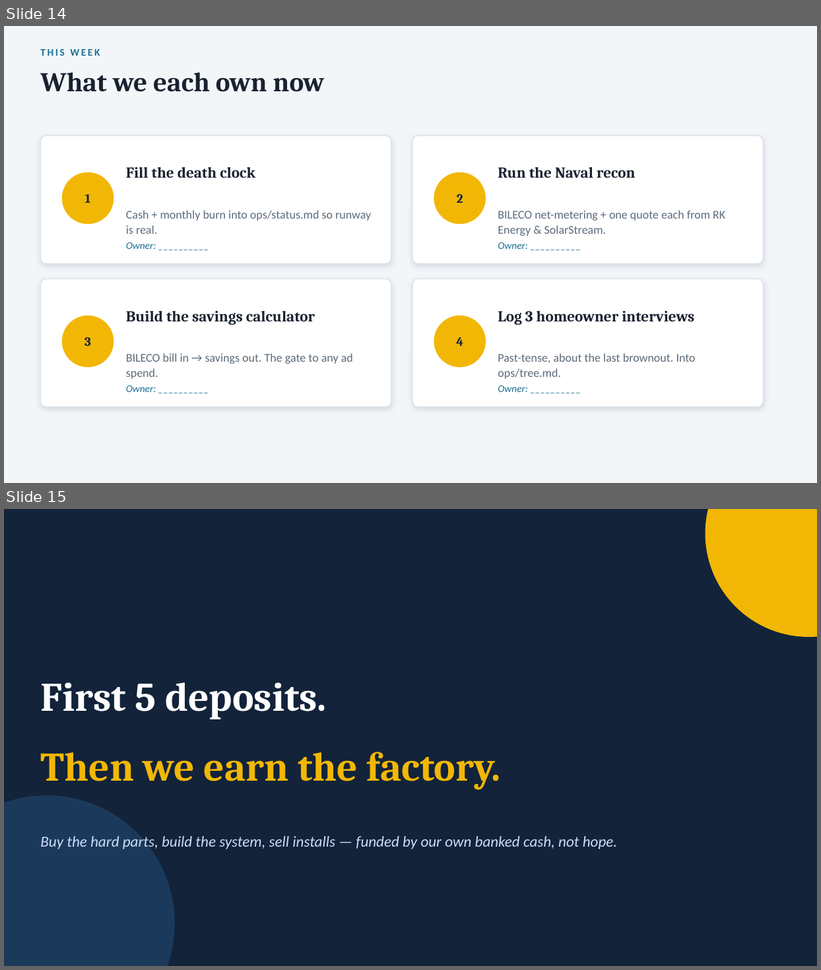
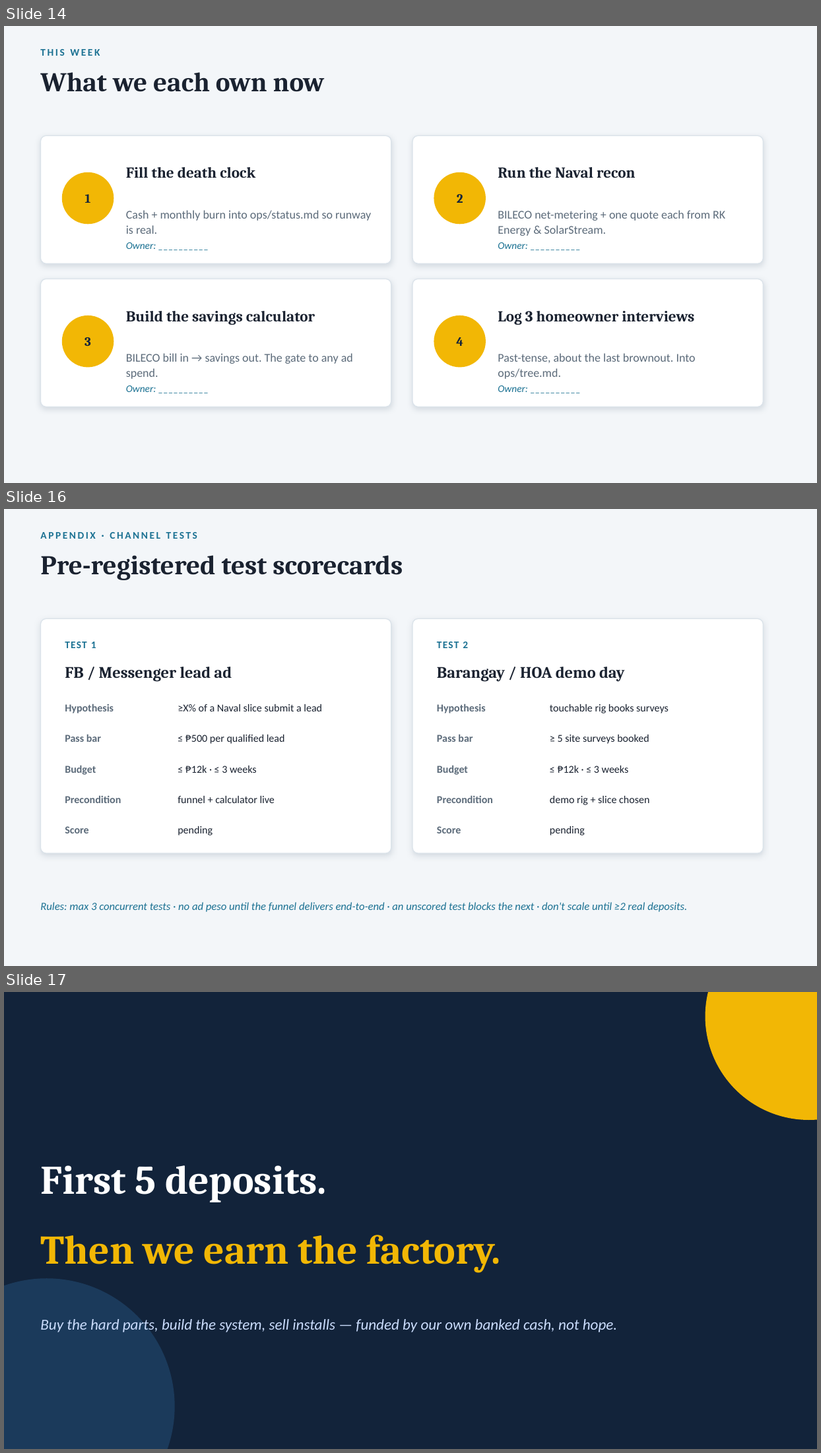
Before and after one commit to benjiemalinao87/thebhadz-energy, a slide deck: docs/biliran-gtm-plan.pptx. Shown one above the other, each under a label of ours: slides 14 and 15 before the commit, slides 14, 16 and 17 after it; the slides between them are not shown. The pictures are 821x970 and 821x1453 pixels, drawn with LibreOffice and Linux fonts; fonts in the diff are those of the drawing. Boxes give left, top, right and bottom in pixels: in the first picture for what was removed or moved away, otherwise in the second. Text is boxed around its words. In the diff, an @@ line names an element or a change of style, - is before the commit and + after.

```diff
--- a/docs/biliran-gtm-plan.pptx
+++ b/docs/biliran-gtm-plan.pptx
@@ slide 16 added at (x1=4, y1=509, x2=817, y2=966), background #F3F6F9 @@
@@ text added at (x1=40, y1=532, x2=197, y2=539), 12 pt, text #1C7293, bold @@
+APPENDIX · CHANNEL TESTS
@@ text added at (x1=40, y1=555, x2=403, y2=580), 32 pt, text #1A2230, bold @@
+Pre-registered test scorecards
@@ rounded rectangle added at (x1=40, y1=619, x2=391, y2=854), fill #FFFFFF, outline #DBE3EA 1 pt @@
@@ rounded rectangle added at (x1=413, y1=619, x2=764, y2=854), fill #FFFFFF, outline #DBE3EA 1 pt @@
@@ text added at (x1=65, y1=642, x2=96, y2=648), 12 pt, text #1C7293, bold @@
+TEST 1
@@ text added at (x1=437, y1=642, x2=468, y2=648), 12 pt, text #1C7293, bold @@
+TEST 2
@@ text added at (x1=65, y1=667, x2=232, y2=682), 19 pt, text #1A2230, bold @@
+FB / Messenger lead ad
@@ text added at (x1=437, y1=667, x2=625, y2=682), 19 pt, text #1A2230, bold @@
+Barangay / HOA demo day
@@ text added at (x1=65, y1=704, x2=114, y2=714), 12.5 pt, text #5C6B7A, bold @@
+Hypothesis
@@ text added at (x1=178, y1=704, x2=322, y2=712), 12.5 pt, text #1A2230 @@
+≥X% of a Naval slice submit a lead
@@ text added at (x1=437, y1=704, x2=486, y2=714), 12.5 pt, text #5C6B7A, bold @@
+Hypothesis
@@ text added at (x1=550, y1=704, x2=669, y2=714), 12.5 pt, text #1A2230 @@
+touchable rig books surveys
@@ text added at (x1=65, y1=734, x2=101, y2=742), 12.5 pt, text #5C6B7A, bold @@
+Pass bar
@@ text added at (x1=186, y1=735, x2=285, y2=744), 12.5 pt, text #1A2230 @@
+≤ ₱500 per qualified lead
@@ text added at (x1=437, y1=734, x2=473, y2=742), 12.5 pt, text #5C6B7A, bold @@
+Pass bar
@@ text added at (x1=558, y1=735, x2=649, y2=744), 12.5 pt, text #1A2230 @@
+≥ 5 site surveys booked
@@ text added at (x1=65, y1=765, x2=96, y2=775), 12.5 pt, text #5C6B7A, bold @@
+Budget
@@ text added at (x1=186, y1=766, x2=257, y2=773), 12.5 pt, text #1A2230 @@
+≤ ₱12k · ≤ 3 weeks
@@ text added at (x1=437, y1=765, x2=468, y2=775), 12.5 pt, text #5C6B7A, bold @@
+Budget
@@ text added at (x1=558, y1=766, x2=629, y2=773), 12.5 pt, text #1A2230 @@
+≤ ₱12k · ≤ 3 weeks
@@ text added at (x1=65, y1=795, x2=121, y2=803), 12.5 pt, text #5C6B7A, bold @@
+Precondition
@@ text added at (x1=178, y1=796, x2=275, y2=803), 12.5 pt, text #1A2230 @@
+funnel + calculator live
@@ text added at (x1=437, y1=795, x2=493, y2=803), 12.5 pt, text #5C6B7A, bold @@
+Precondition
@@ text added at (x1=550, y1=796, x2=649, y2=805), 12.5 pt, text #1A2230 @@
+demo rig + slice chosen
@@ text added at (x1=65, y1=826, x2=88, y2=834), 12.5 pt, text #5C6B7A, bold @@
+Score
@@ text added at (x1=178, y1=826, x2=213, y2=836), 12.5 pt, text #1A2230 @@
+pending
@@ text added at (x1=437, y1=826, x2=461, y2=834), 12.5 pt, text #5C6B7A, bold @@
+Score
@@ text added at (x1=550, y1=826, x2=585, y2=836), 12.5 pt, text #1A2230 @@
+pending
@@ text added at (x1=40, y1=902, x2=687, y2=912), 13 pt, text #1C7293, italic @@
+Rules: max 3 concurrent tests · no ad peso until the funnel delivers end-to-end · an unscored test blocks the next · don't scale until ≥2 real deposits.
@@ what was slide 15 is now slide 17 @@
```
Also in this commit, not shown: 1 other slide added, 1 other file.
